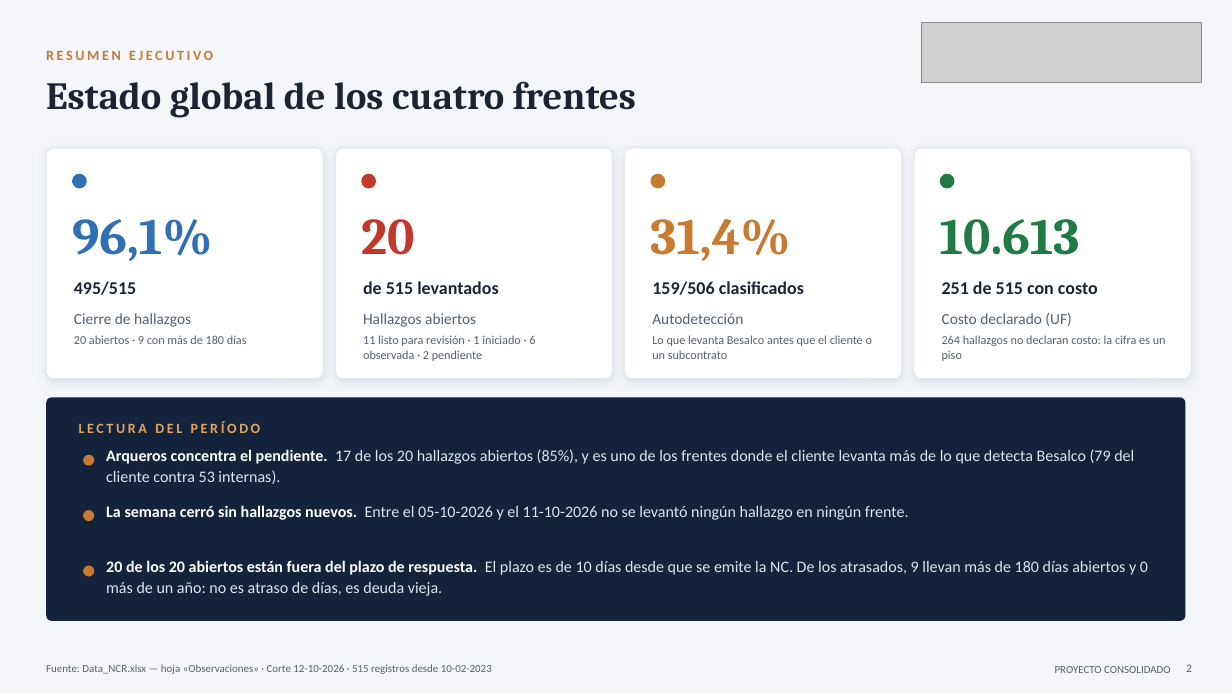
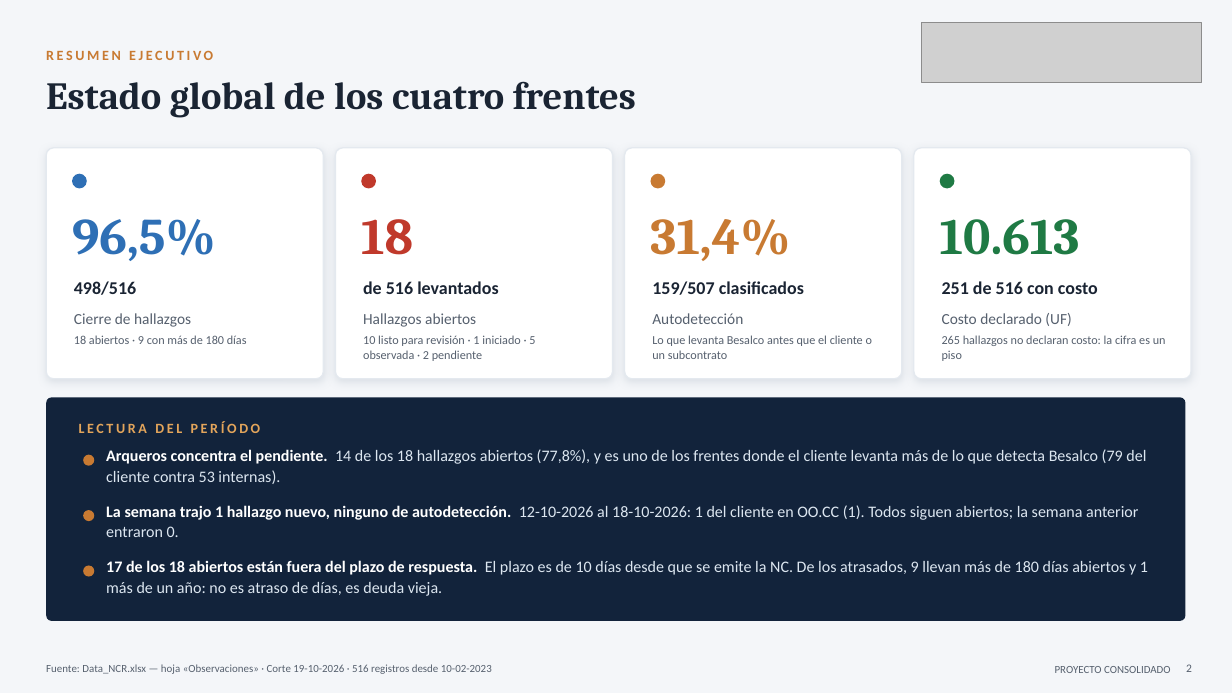
Before and after one commit to tdkvalex/Dashboard-HSEQ, a slide deck: slide 2 of modulo_nc/Panel_No_Conformidades.pptx. Drawn at 1232x693 pixels with LibreOffice and Linux fonts; fonts in the diff are those of the drawing; grey boxes stand for pictures. Boxes give left, top, right and bottom in pixels: in the first picture for what was removed or moved away, otherwise in the second. Text is boxed around its words. In the diff, an @@ line names an element or a change of style, - is before the commit and + after.

```diff
--- a/modulo_nc/Panel_No_Conformidades.pptx
+++ b/modulo_nc/Panel_No_Conformidades.pptx
@@ text at (72,219,216,261): text changed @@
-96,1%
+96,5%
@@ text at (361,219,413,255): text changed @@
-20
+18
@@ text at (74,281,136,295): text changed @@
-495/515
+498/516
@@ text at (363,281,498,294): text changed @@
-de 515 levantados
+de 516 levantados
@@ text at (652,281,804,295): text changed @@
-159/506 clasificados
+159/507 clasificados
@@ text at (942,281,1098,294): text changed @@
-251 de 515 con costo
+251 de 516 con costo
@@ text at (74,335,247,344): text changed @@
-20 abiertos · 9 con más de 180 días
+18 abiertos · 9 con más de 180 días
@@ text at (363,335,535,361): text changed @@
-11 listo para revisión · 1 iniciado · 6 observada · 2 pendiente
+10 listo para revisión · 1 iniciado · 5 observada · 2 pendiente
@@ text at (942,335,1166,361): text changed @@
-264 hallazgos no declaran costo: la cifra es un piso
+265 hallazgos no declaran costo: la cifra es un piso
@@ text at (106,449,1146,484): text changed @@
-Arqueros concentra el pendiente. 17 de los 20 hallazgos abiertos (85%), y es uno de los frentes donde el cliente levanta más de lo que detecta Besalco (79 del cliente contra 53 internas).
+Arqueros concentra el pendiente. 14 de los 18 hallazgos abiertos (77,8%), y es uno de los frentes donde el cliente levanta más de lo que detecta Besalco (79 del cliente contra 53 internas).
@@ text at (106,505,1138,537): text changed @@
-La semana cerró sin hallazgos nuevos. Entre el 05-10-2026 y el 11-10-2026 no se levantó ningún hallazgo en ningún frente.
+La semana trajo 1 hallazgo nuevo, ninguno de autodetección. 12-10-2026 al 18-10-2026: 1 del cliente en OO.CC (1). Todos siguen abiertos; la semana anterior entraron 0.
@@ text at (106,560,1148,596): text changed @@
-20 de los 20 abiertos están fuera del plazo de respuesta. El plazo es de 10 días desde que se emite la NC. De los atrasados, 9 llevan más de 180 días abiertos y 0 más de un año: no es atraso de días, es deuda vieja.
+17 de los 18 abiertos están fuera del plazo de respuesta. El plazo es de 10 días desde que se emite la NC. De los atrasados, 9 llevan más de 180 días abiertos y 1 más de un año: no es atraso de días, es deuda vieja.
@@ text at (46,664,492,674): text changed @@
-Fuente: Data_NCR.xlsx — hoja «Observaciones» · Corte 12-10-2026 · 515 registros desde 10-02-2023
+Fuente: Data_NCR.xlsx — hoja «Observaciones» · Corte 19-10-2026 · 516 registros desde 10-02-2023
```
Also in this commit, not shown: 16 other slides changed, 3 other files.
